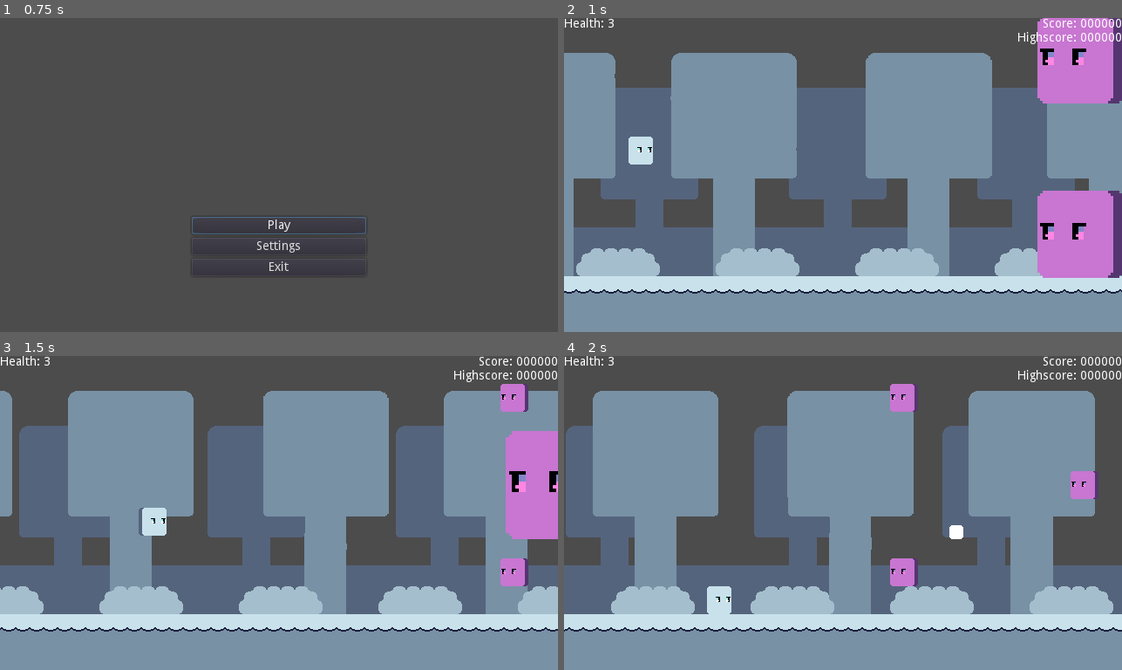
Above: before the commit, frames 1-4 (two rows, left to right).
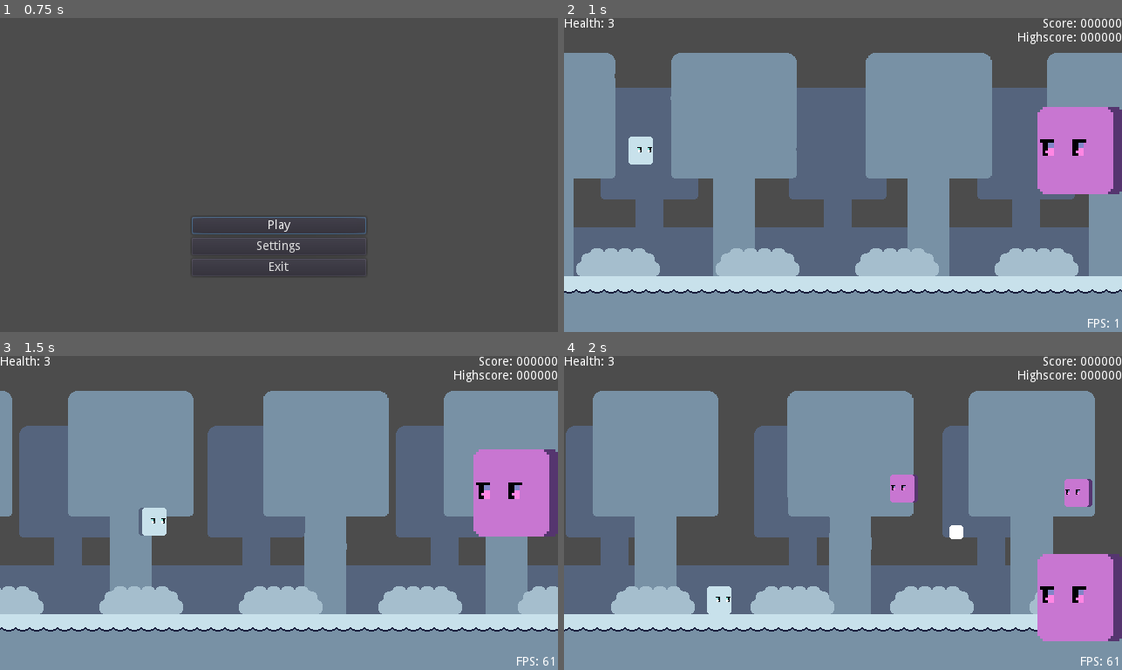
Above: after the commit, the same moments.

Repository: NexusrexDev/Geoshootria
Game: Godot game, scene res://Scenes/Rooms/MainMenu.tscn
Same seed, same stepped clock (60 frames per second), same inputs: the game is played once before the commit and once after it. Before the commit the project has no main scene; this scene is started directly in both runs.
Inputs:
- Up to frame 1 (0.75 s): tap Enter (ui_select) at 0.5 s; hold D (ui_right) from 0.53 s (still down)
- Up to frame 2 (1 s): keep holding D (ui_right); tap Space (ui_accept) at 0.77 s
- Up to frame 3 (1.5 s): release D (ui_right) at 1.28 s; hold S (ui_down) from 1.28 s (still down)
- Up to frame 4 (2 s): keep holding S (ui_down); tap Space (ui_accept) at 1.52 s

Frame 1 is identical in both runs. In frame 2, 12% of the frame differs, in the area x 84-100%, y 0-99%; in frame 3, 3.8%; in frame 4, 6.0%.

Commit message:
Implemented 3 difficult patterns and a FPS label

Diff:
--- /dev/null
+++ b/Assets/Resources/difficultPattern0.tres
@@ -0,0 +1,94 @@
+[gd_resource type="Resource" load_steps=16 format=2]
+
+[ext_resource path="res://Scripts/CustomResources/Spawner/patternResource.gd" type="Script" id=1]
+[ext_resource path="res://Scripts/CustomResources/Spawner/enemyResource.gd" type="Script" id=2]
+[ext_resource path="res://Scripts/CustomResources/introResource.gd" type="Script" id=3]
+
+[sub_resource type="Resource" id=1]
+resource_name = "Intro position"
+script = ExtResource( 3 )
+gotoPos = Vector2( -96, 0 )
+
+[sub_resource type="Resource" id=2]
+resource_name = "Dasher"
+script = ExtResource( 2 )
+enemyType = 4
+createAtPlayer = true
+enemyPosition = Vector2( 688, 40 )
+creationProperties = SubResource( 1 )
+timeBreak = 0.5
+
+[sub_resource type="Resource" id=3]
+resource_name = "Intro position"
+script = ExtResource( 3 )
+gotoPos = Vector2( -96, 0 )
+
+[sub_resource type="Resource" id=4]
+resource_name = "Dasher"
+script = ExtResource( 2 )
+enemyType = 4
+createAtPlayer = true
+enemyPosition = Vector2( 688, 80 )
+creationProperties = SubResource( 3 )
+timeBreak = 0.5
+
+[sub_resource type="Resource" id=5]
+resource_name = "Intro position"
+script = ExtResource( 3 )
+gotoPos = Vector2( -96, 0 )
+
+[sub_resource type="Resource" id=6]
+resource_name = "Dasher"
+script = ExtResource( 2 )
+enemyType = 4
+createAtPlayer = true
+enemyPosition = Vector2( 688, 136 )
+creationProperties = SubResource( 5 )
+timeBreak = 1.0
+
+[sub_resource type="Resource" id=7]
+resource_name = "Intro position"
+script = ExtResource( 3 )
+gotoPos = Vector2( -96, 0 )
+
+[sub_resource type="Resource" id=8]
+resource_name = "Dasher"
+script = ExtResource( 2 )
+enemyType = 4
+createAtPlayer = true
+enemyPosition = Vector2( 688, 288 )
+creationProperties = SubResource( 7 )
+timeBreak = 0.5
+
+[sub_resource type="Resource" id=9]
+resource_name = "Intro position"
+script = ExtResource( 3 )
+gotoPos = Vector2( -96, 0 )
+
+[sub_resource type="Resource" id=10]
+resource_name = "Dasher"
+script = ExtResource( 2 )
+enemyType = 4
+createAtPlayer = true
+enemyPosition = Vector2( 688, 240 )
+creationProperties = SubResource( 9 )
+timeBreak = 0.5
+
+[sub_resource type="Resource" id=11]
+resource_name = "Intro position"
+script = ExtResource( 3 )
+gotoPos = Vector2( -96, 0 )
+
+[sub_resource type="Resource" id=12]
+resource_name = "Dasher"
+script = ExtResource( 2 )
+enemyType = 4
+createAtPlayer = true
+enemyPosition = Vector2( 688, 192 )
+creationProperties = SubResource( 11 )
+timeBreak = 0.0
+
+[resource]
+resource_name = "Difficult-0"
+script = ExtResource( 1 )
+enemyList = [ SubResource( 2 ), SubResource( 4 ), SubResource( 6 ), SubResource( 8 ), SubResource( 10 ), SubResource( 12 ) ]
--- /dev/null
+++ b/Assets/Resources/difficultPattern1.tres
@@ -0,0 +1,81 @@
+[gd_resource type="Resource" load_steps=12 format=2]
+
+[ext_resource path="res://Scripts/CustomResources/Spawner/patternResource.gd" type="Script" id=1]
+[ext_resource path="res://Scripts/CustomResources/Spawner/enemyResource.gd" type="Script" id=2]
+
+[sub_resource type="Resource" id=1]
+resource_name = "Normal"
+script = ExtResource( 2 )
+enemyType = 0
+createAtPlayer = false
+enemyPosition = Vector2( 688, 88 )
+timeBreak = 0.35
+
+[sub_resource type="Resource" id=2]
+resource_name = "Normal Aim"
+script = ExtResource( 2 )
+enemyType = 5
+createAtPlayer = false
+enemyPosition = Vector2( 688, 88 )
+timeBreak = 0.35
+
+[sub_resource type="Resource" id=3]
+resource_name = "Normal"
+script = ExtResource( 2 )
+enemyType = 0
+createAtPlayer = false
+enemyPosition = Vector2( 688, 88 )
+timeBreak = 1.0
+
+[sub_resource type="Resource" id=4]
+resource_name = "Normal"
+script = ExtResource( 2 )
+enemyType = 0
+createAtPlayer = false
+enemyPosition = Vector2( 688, 240 )
+timeBreak = 0.35
+
+[sub_resource type="Resource" id=5]
+resource_name = "Normal Aim"
+script = ExtResource( 2 )
+enemyType = 5
+createAtPlayer = false
+enemyPosition = Vector2( 688, 240 )
+timeBreak = 0.35
+
+[sub_resource type="Resource" id=6]
+resource_name = "Normal"
+script = ExtResource( 2 )
+enemyType = 0
+createAtPlayer = false
+enemyPosition = Vector2( 688, 240 )
+timeBreak = 1.0
+
+[sub_resource type="Resource" id=7]
+resource_name = "Normal"
+script = ExtResource( 2 )
+enemyType = 0
+createAtPlayer = false
+enemyPosition = Vector2( 688, 164 )
+timeBreak = 0.35
+
+[sub_resource type="Resource" id=8]
+resource_name = "Normal"
+script = ExtResource( 2 )
+enemyType = 0
+createAtPlayer = false
+enemyPosition = Vector2( 688, 164 )
+timeBreak = 0.35
+
+[sub_resource type="Resource" id=9]
+resource_name = "Normal Aim"
+script = ExtResource( 2 )
+enemyType = 5
+createAtPlayer = false
+enemyPosition = Vector2( 688, 164 )
+timeBreak = 0.0
+
+[resource]
+resource_name = "Difficult-1"
+script = ExtResource( 1 )
+enemyList = [ SubResource( 1 ), SubResource( 2 ), SubResource( 3 ), SubResource( 4 ), SubResource( 5 ), SubResource( 6 ), SubResource( 7 ), SubResource( 8 ), SubResource( 9 ) ]
--- /dev/null
+++ b/Assets/Resources/difficultPattern2.tres
@@ -0,0 +1,70 @@
+[gd_resource type="Resource" load_steps=12 format=2]
+
+[ext_resource path="res://Scripts/CustomResources/Spawner/patternResource.gd" type="Script" id=1]
+[ext_resource path="res://Scripts/CustomResources/Spawner/enemyResource.gd" type="Script" id=2]
+[ext_resource path="res://Scripts/CustomResources/rungunResource.gd" type="Script" id=3]
+
+[sub_resource type="Resource" id=1]
+resource_name = "Run and Gun properties"
+script = ExtResource( 3 )
+gotoPos = Vector2( -96, 0 )
+dir = 1
+
+[sub_resource type="Resource" id=2]
+resource_name = "Run And Gun"
+script = ExtResource( 2 )
+enemyType = 2
+createAtPlayer = false
+enemyPosition = Vector2( 688, 88 )
+creationProperties = SubResource( 1 )
+timeBreak = 0.2
+
+[sub_resource type="Resource" id=3]
+resource_name = "Run and Gun properties"
+script = ExtResource( 3 )
+gotoPos = Vector2( -96, 0 )
+dir = 1
+
+[sub_resource type="Resource" id=4]
+resource_name = "Run And Gun"
+script = ExtResource( 2 )
+enemyType = 2
+createAtPlayer = false
+enemyPosition = Vector2( 688, 40 )
+creationProperties = SubResource( 3 )
+timeBreak = 2.0
+
+[sub_resource type="Resource" id=5]
+resource_name = "Run and Gun properties"
+script = ExtResource( 3 )
+gotoPos = Vector2( -96, 0 )
+dir = -1
+
+[sub_resource type="Resource" id=6]
+resource_name = "Run And Gun"
+script = ExtResource( 2 )
+enemyType = 2
+createAtPlayer = false
+enemyPosition = Vector2( 688, 240 )
+creationProperties = SubResource( 5 )
+timeBreak = 0.2
+
+[sub_resource type="Resource" id=7]
+resource_name = "Run and Gun properties"
+script = ExtResource( 3 )
+gotoPos = Vector2( -96, 0 )
+dir = -1
+
+[sub_resource type="Resource" id=8]
+resource_name = "Run And Gun"
+script = ExtResource( 2 )
+enemyType = 2
+createAtPlayer = false
+enemyPosition = Vector2( 688, 288 )
+creationProperties = SubResource( 7 )
+timeBreak = 0.0
+
+[resource]
+resource_name = "Difficult-2"
+script = ExtResource( 1 )
+enemyList = [ SubResource( 2 ), SubResource( 4 ), SubResource( 6 ), SubResource( 8 ) ]
--- a/Scenes/Objects/Enemies/aimEnemy.tscn
+++ b/Scenes/Objects/Enemies/aimEnemy.tscn
@@ -7,8 +7,9 @@
 
 [node name="aimEnemy" instance=ExtResource( 1 )]
 script = ExtResource( 2 )
-health = 2
+health = 1
 forwardMotion = Vector2( -200, 0 )
+shotCount = 1
 
 [node name="Sprite" parent="." index="1"]
 modulate = Color( 1, 0.972549, 0.52549, 1 )
--- a/Scenes/Objects/Enemies/normalEnemy.tscn
+++ b/Scenes/Objects/Enemies/normalEnemy.tscn
@@ -6,4 +6,4 @@
 [node name="normalEnemy" instance=ExtResource( 1 )]
 script = ExtResource( 2 )
 health = 1
-forwardMotion = Vector2( -240, 0 )
+forwardMotion = Vector2( -200, 0 )
--- a/Scenes/Objects/Enemies/rungunEnemy.tscn
+++ b/Scenes/Objects/Enemies/rungunEnemy.tscn
@@ -8,6 +8,7 @@
 [node name="rungunEnemy" instance=ExtResource( 1 )]
 script = ExtResource( 2 )
 introType = 1
+health = 4
 forwardMotion = Vector2( -200, 0 )
 
 [node name="Sprite" parent="." index="1"]
--- a/Scenes/Objects/HUD.tscn
+++ b/Scenes/Objects/HUD.tscn
@@ -1,6 +1,7 @@
-[gd_scene load_steps=2 format=2]
+[gd_scene load_steps=3 format=2]
 
 [ext_resource path="res://Scripts/HUD.gd" type="Script" id=1]
+[ext_resource path="res://Scripts/FPSLabel.gd" type="Script" id=2]
 
 [node name="HUD" type="CanvasLayer"]
 script = ExtResource( 1 )
@@ -22,3 +23,12 @@
 margin_bottom = 30.0
 text = "Highscore: 0"
 align = 2
+
+[node name="FPSLabel" type="Label" parent="."]
+margin_left = 552.0
+margin_top = 344.0
+margin_right = 638.0
+margin_bottom = 358.0
+text = "FPS: XXX"
+align = 2
+script = ExtResource( 2 )
--- a/Scenes/Objects/enemyProjectile.tscn
+++ b/Scenes/Objects/enemyProjectile.tscn
@@ -4,3 +4,4 @@
 
 [node name="Projectile" groups=["enemy"] instance=ExtResource( 1 )]
 modulate = Color( 0.952941, 0.341176, 0.341176, 1 )
+speed = 420
--- a/Scenes/Rooms/Level.tscn
+++ b/Scenes/Rooms/Level.tscn
@@ -8,12 +8,15 @@
 [ext_resource path="res://Scripts/ParallaxManager.gd" type="Script" id=6]
 [ext_resource path="res://Scenes/Objects/Spawner.tscn" type="PackedScene" id=7]
 [ext_resource path="res://Scenes/Objects/HUD.tscn" type="PackedScene" id=8]
-[ext_resource path="res://Assets/Resources/empoweringPattern.tres" type="Resource" id=9]
+[ext_resource path="res://Assets/Resources/difficultPattern2.tres" type="Resource" id=9]
 [ext_resource path="res://Assets/Resources/easyPattern0.tres" type="Resource" id=10]
-[ext_resource path="res://Assets/Resources/easyPattern3.tres" type="Resource" id=11]
+[ext_resource path="res://Assets/Resources/empoweringPattern.tres" type="Resource" id=11]
 [ext_resource path="res://Assets/Resources/easyPattern4.tres" type="Resource" id=12]
-[ext_resource path="res://Assets/Resources/easyPattern1.tres" type="Resource" id=13]
-[ext_resource path="res://Assets/Resources/easyPattern2.tres" type="Resource" id=14]
+[ext_resource path="res://Assets/Resources/easyPattern3.tres" type="Resource" id=13]
+[ext_resource path="res://Assets/Resources/difficultPattern1.tres" type="Resource" id=14]
+[ext_resource path="res://Assets/Resources/easyPattern2.tres" type="Resource" id=15]
+[ext_resource path="res://Assets/Resources/easyPattern1.tres" type="Resource" id=16]
+[ext_resource path="res://Assets/Resources/difficultPattern0.tres" type="Resource" id=17]
 
 [sub_resource type="RectangleShape2D" id=1]
 extents = Vector2( 320, 32 )
@@ -115,9 +118,9 @@
 shape = SubResource( 4 )
 
 [node name="Spawner" parent="." instance=ExtResource( 7 )]
-enemyPatterns = [ ExtResource( 10 ), ExtResource( 13 ), ExtResource( 14 ), ExtResource( 11 ), ExtResource( 12 ) ]
-empoweringPattern = ExtResource( 9 )
-selectionMinMax = [ 5, 7 ]
+enemyPatterns = [ ExtResource( 10 ), ExtResource( 16 ), ExtResource( 15 ), ExtResource( 13 ), ExtResource( 12 ), ExtResource( 17 ), ExtResource( 14 ), ExtResource( 9 ) ]
+empoweringPattern = ExtResource( 11 )
+selectionMinMax = [ 8, 7 ]
 
 [connection signal="death" from="Player" to="HUD" method="gameOver"]
 [connection signal="healthChange" from="Player" to="HUD" method="healthUpdate"]
--- a/Scripts/Enemies/chargerEnemy.gd
+++ b/Scripts/Enemies/chargerEnemy.gd
@@ -5,14 +5,13 @@
 export var forwardMotion: Vector2
 export var chargeTime: float = 0.5
 onready var projectileCreator = $projectileCreator
-var actionComplete: bool = false
 
 func startAction():
 	# Start charging
 	# -Charging animation code goes here-
 	yield(get_tree().create_timer(chargeTime),"timeout")
 	# Blast off!
-	for i in range(3):
+	for _i in range(3):
 		var player = get_node("/root/Level/Player")
 		if player:
 			projectileCreator.shoot(0, projectileCreator.AT_OBJECT, 1, 0, player)
@@ -21,11 +20,4 @@
 		yield(get_tree().create_timer(0.15),"timeout")
 	# Move on
 	var tempTween = get_tree().create_tween()
-	yield(tempTween.tween_property(self, "motion", forwardMotion, 0.2), "finished")
-	actionComplete = true
-
-func _process(delta):
-	# This line is used to fix the speed when hitting the enemy
-	if actionComplete:
-		if motion.x != -200 || motion.x != -150:
-			motion = forwardMotion
+	tempTween.tween_property(self, "motion", forwardMotion, 0.2)
--- a/Scripts/Enemies/zigzagEnemy.gd
+++ b/Scripts/Enemies/zigzagEnemy.gd
@@ -6,7 +6,6 @@
 export(Array, float) var timerValues
 var zigzagDirection: int
 onready var projectileCreator = $projectileCreator
-var actionComplete: bool = false
 
 func startAction():
 	zigzagDirection = creationProperties.dir
@@ -23,11 +22,4 @@
 		projectileCreator.shoot(0, projectileCreator.ANGLE, 1, 180)
 	# Going forwards again
 	tempTween = get_tree().create_tween()
-	yield(tempTween.tween_property(self,"motion",forwardMotion,0.2), "finished")
-	actionComplete = true
-
-func _process(delta):
-	# This line is used to fix the speed when hitting the enemy
-	if actionComplete:
-		if motion.x != -200 || motion.x != -150:
-			motion = forwardMotion
+	tempTween.tween_property(self,"motion",forwardMotion,0.2)
--- /dev/null
+++ b/Scripts/FPSLabel.gd
@@ -0,0 +1,5 @@
+extends Label
+
+func _process(delta):
+	if visible:
+		text = "FPS: " + str(Engine.get_frames_per_second())
--- a/Scripts/Spawner.gd
+++ b/Scripts/Spawner.gd
@@ -115,3 +115,5 @@
 	# Check if all enemies are done, then restart by calling the reset timer
 	if currentEnemy == completedEnemies && currentEnemy == fullEnemies:
 		patternTimer.start()
+		# Adding up to the finished patterns counter to increase the range
+		# finishedPatterns += 1
--- a/Scripts/baseEnemy.gd
+++ b/Scripts/baseEnemy.gd
@@ -80,8 +80,8 @@
 		area.queue_free()
 		invisTimer.start()
 		# Knockback
-		temp_motion = Vector2(motion.x, motion.y)
-		motion = Vector2(motion.x * 0.75, motion.y)
+		#temp_motion = Vector2(motion.x, motion.y)
+		#motion = Vector2(motion.x * 0.75, motion.y)
 		var knockBack = abs(motion.x) * 0.025
 		position += Vector2(knockBack, 0)
 		if health <= 0:
@@ -104,7 +104,8 @@
 
 
 func invisOver():
-	motion = temp_motion
+	pass
+	#motion = temp_motion
 
 
 func startAction():
--- a/project.godot
+++ b/project.godot
@@ -57,6 +57,7 @@
 [application]
 
 config/name="Shootemupthing"
+run/main_scene="res://Scenes/Rooms/MainMenu.tscn"
 boot_splash/use_filter=false
 config/icon="res://icon.png"
 
Not shown: 1 places in Scenes/Rooms/Level.tscn that only renumber resources
